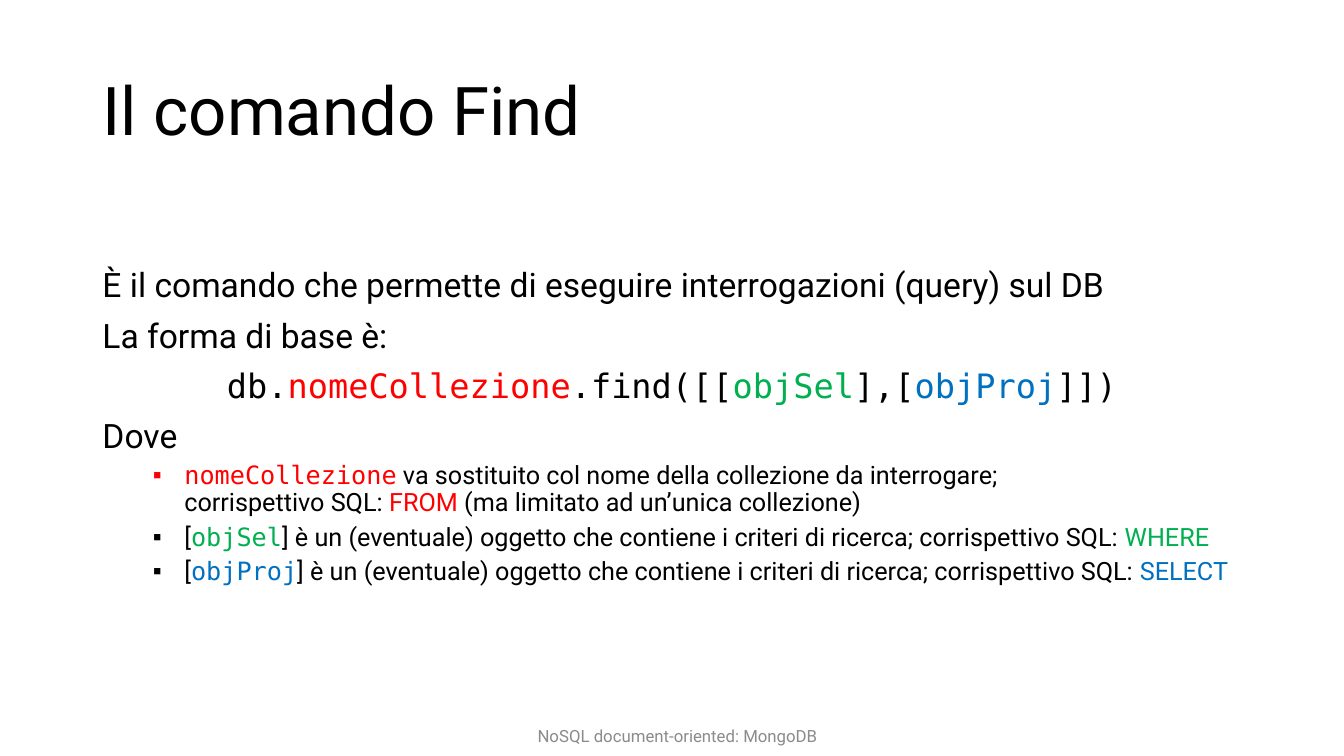
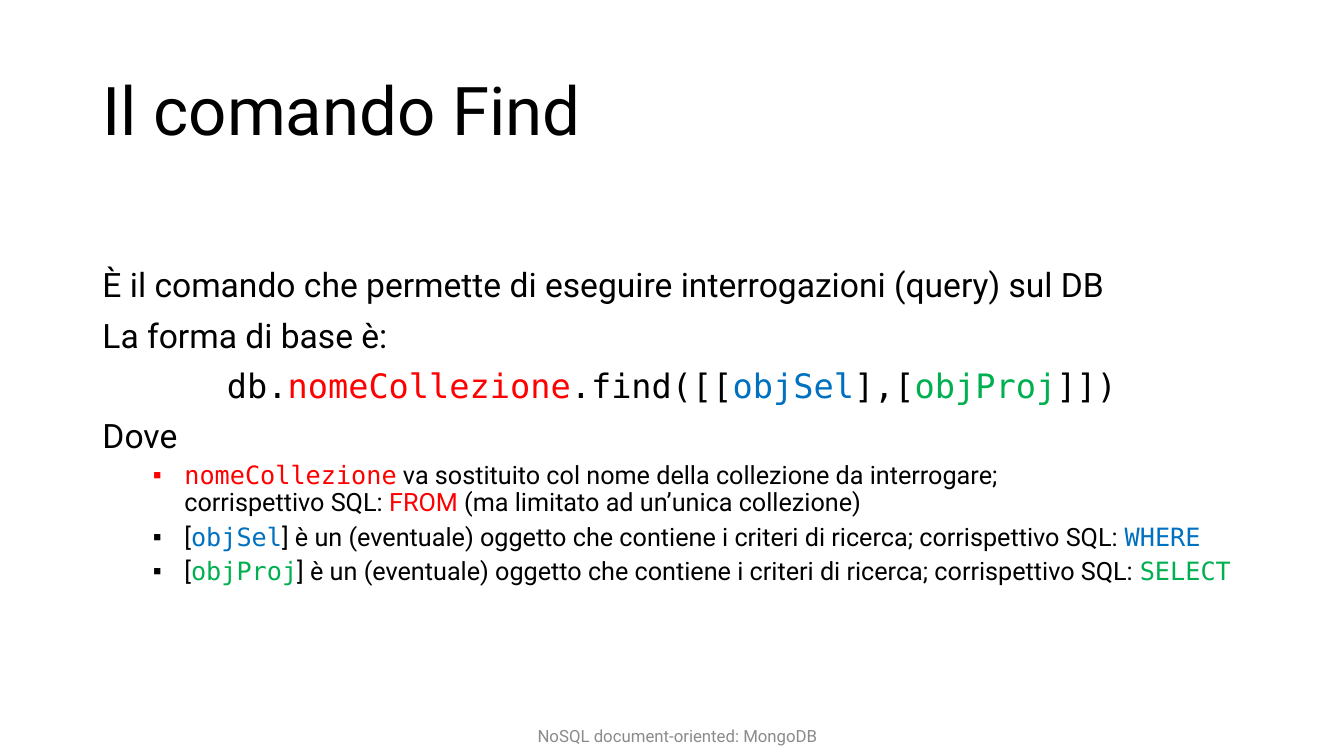
Before and after one commit to w4bo/teaching-seminario-nosql, a slide deck: slide 37 of slides/Document-based db.pptx. Drawn at 1344x756 pixels with LibreOffice and Linux fonts; fonts in the diff are those of the drawing. Boxes give left, top, right and bottom in pixels: in the first picture for what was removed or moved away, otherwise in the second. Text is boxed around its words. In the diff, an @@ line names an element or a change of style, - is before the commit and + after.

```diff
--- a/slides/Document-based db.pptx
+++ b/slides/Document-based db.pptx
@@ text at [184,372,1231,586]: text colour #00B050 to #0070C0 in "db.nomeCollezione.find([[objSel],[objProj]])", "[objSel] WHERE"; text colour #0070C0 to #00B050 in "db.nomeCollezione.find([[objSel],[objProj]])", "[objProj] SELECT"; font Roboto to DejaVu Sans Mono in "WHERE", "SELECT" @@
```
Also in this commit, not shown: 8 other slides changed.
